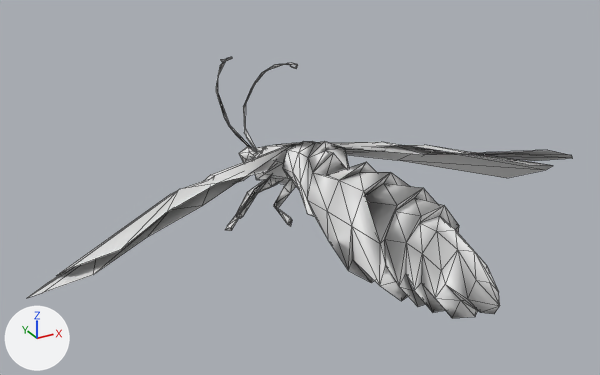
An edit to the glTF model public/models/monsters/monolith.glb, drawn before and after from the same camera.
Before and after are seen from a 50 mm camera at (-1.75, -4.01, 1.62) aimed at (-0.14, -1.08, 0.15). The lights are fixed; the arrows at lower left show +X, +Y and +Z. The first picture is the older version. Both versions are drawn at frame 30 of the action 'death'; the numbers are the values there. Mesh edges are drawn as thin lines. Vertices at exactly the same position are counted once.

In view in the first picture: 'body'.
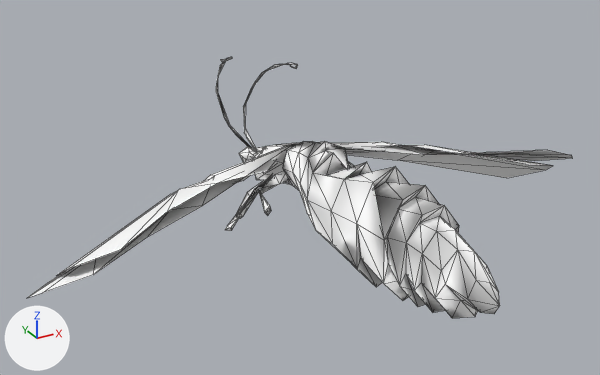
Where the change shows, as pixel boxes (x1, y1, x2, y2) in the pictures (600 x 375 px; the box of a moved part takes in the faces that stretch with it):
'body', recoloured, reshaped: (27, 57, 572, 318) in both
part 1 of me_monolith, moved or reshaped: before (274, 179, 296, 226); after (259, 171, 289, 216)
part 2 of me_monolith, moved or reshaped: before (258, 162, 444, 307); after (258, 161, 444, 307)

The edits, one by one:
Material 'Material' (mat_material) is new.
Its base color is (1.0, 1.0, 1.0) (white #ffffff).
Its roughness is 1.0.
me_monolith has 376 vertices, 662 faces and spans x -5.68..5.67, y 2.79..5.86, z -8.25..-0.25.
me_monolith is used by ob_body; location (0.0, -0.182, 1.292); rotation (-1.496, 0.0, 0.0), in degrees (-86, 0, 0); scale (0.239, 0.239, 0.239).
me_monolith part 1: the loose piece of 16 vertices spanning x -0.79..-0.21, y 4.65..5.41, z -3.93..-3.2 is multiplied about its middle by the matrix ((0.982, -0.302, 0.259), (0.295, 1.016, 0.069), (-0.268, 0.008, 1.026)), then moved by (-0.23, -0.2, 0.14).
me_monolith part 2: 62 of 376 vertices moved; they spanned x -0.71..1.12, y 3.65..5.64, z -7.12..-3.1 and now span x -0.78..1.21, y 3.66..5.57, z -7.13..-3.05; mean shift (0.07, -0.08, 0.03); largest move (0.73, 5.26, -3.87) -> (1.21, 4.9, -3.59).
me_monolith gains material mat_material (white #ffffff).
